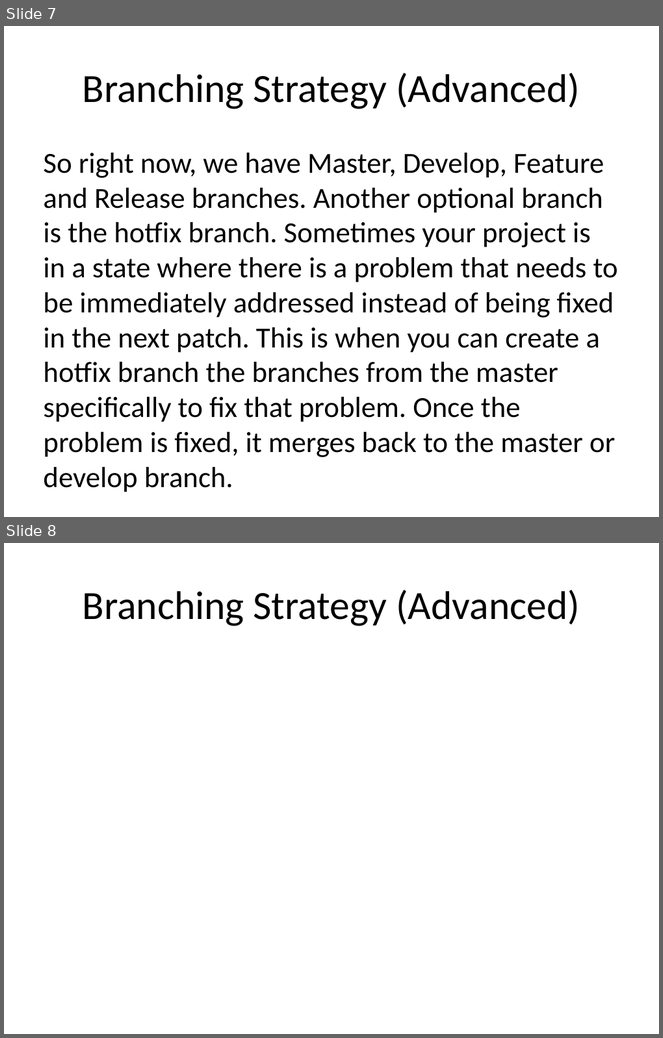
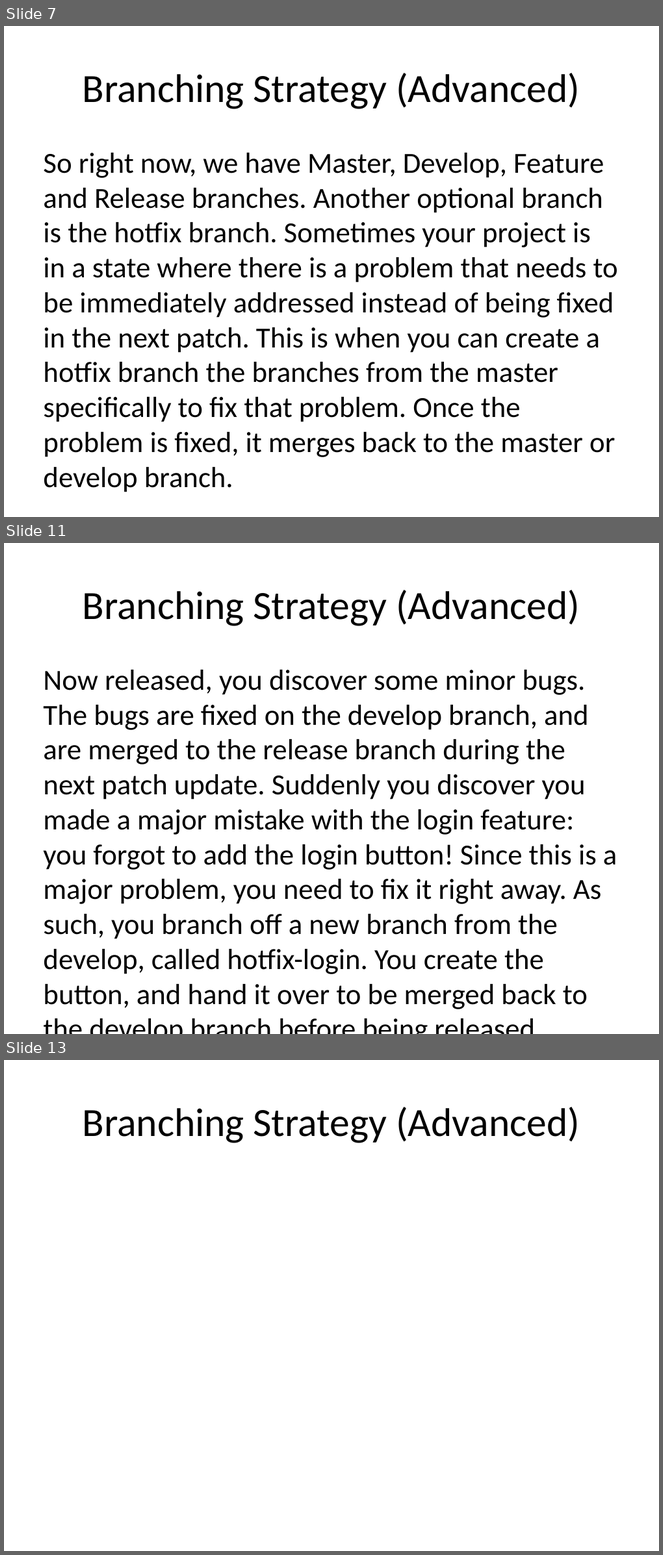
Before and after one commit to JaceTan/programming-notes, a slide deck: Branching Strategy (Advanced).pptx. Shown one above the other, each under a label of ours: slides 7 and 8 before the commit, slides 7, 11 and 13 after it; the slides between them are not shown. The pictures are 663x1038 and 663x1555 pixels, drawn with LibreOffice and Linux fonts; fonts in the diff are those of the drawing. Boxes give left, top, right and bottom in pixels: in the first picture for what was removed or moved away, otherwise in the second. Text is boxed around its words. In the diff, an @@ line names an element or a change of style, - is before the commit and + after.

Commit message:
added example walkthrough for Advanced Branching Strat

```diff
--- a/Branching Strategy (Advanced).pptx
+++ b/Branching Strategy (Advanced).pptx
@@ slide 11 added at (4, 543, 659, 1034), background #FFFFFF @@
@@ title added at (83, 590, 580, 626), 44 pt, text #000000 @@
+Branching Strategy (Advanced)
@@ text added at (43, 670, 617, 1010), 32 pt, text #000000 @@
+Now released, you discover some minor bugs. The bugs are fixed on the develop branch, and are merged to the release branch during the next patch update. Suddenly you discover you made a major mistake with the login feature: you forgot to add the login button! Since this is a major problem, you need to fix it right away. As such, you branch off a new branch from the develop, called hotfix-login. You create the button, and hand it over to be merged back to the develop branch before being released.
@@ what was slide 8 is now slide 13 @@
```
Also in this commit, not shown: 4 other slides added.
